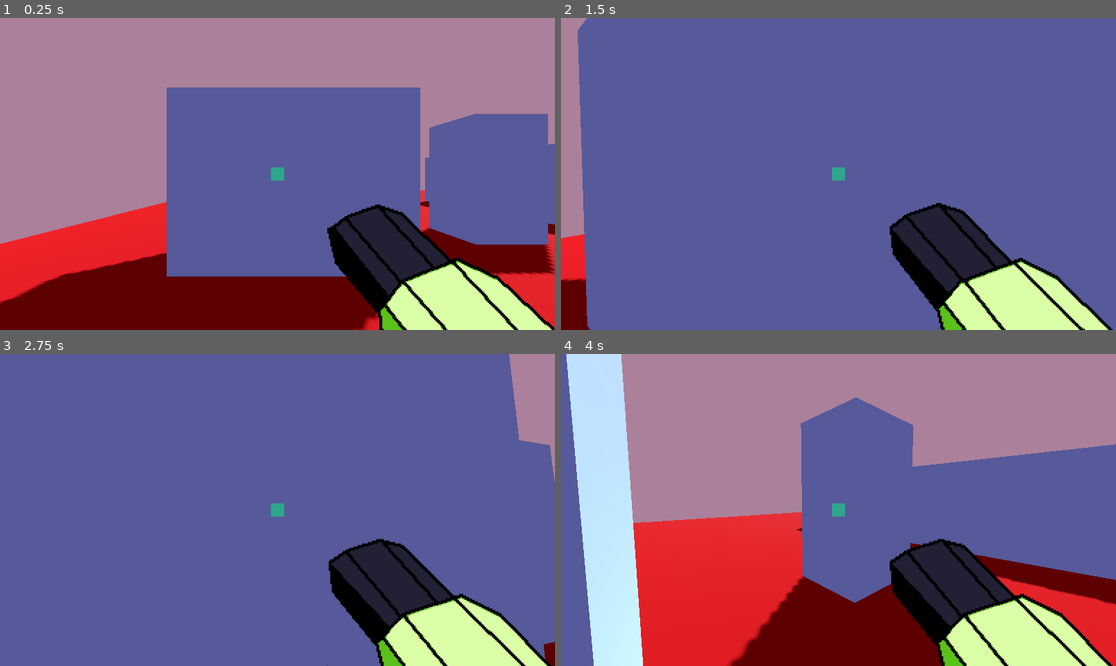
Above: before the commit, frames 1-4 (two rows, left to right).
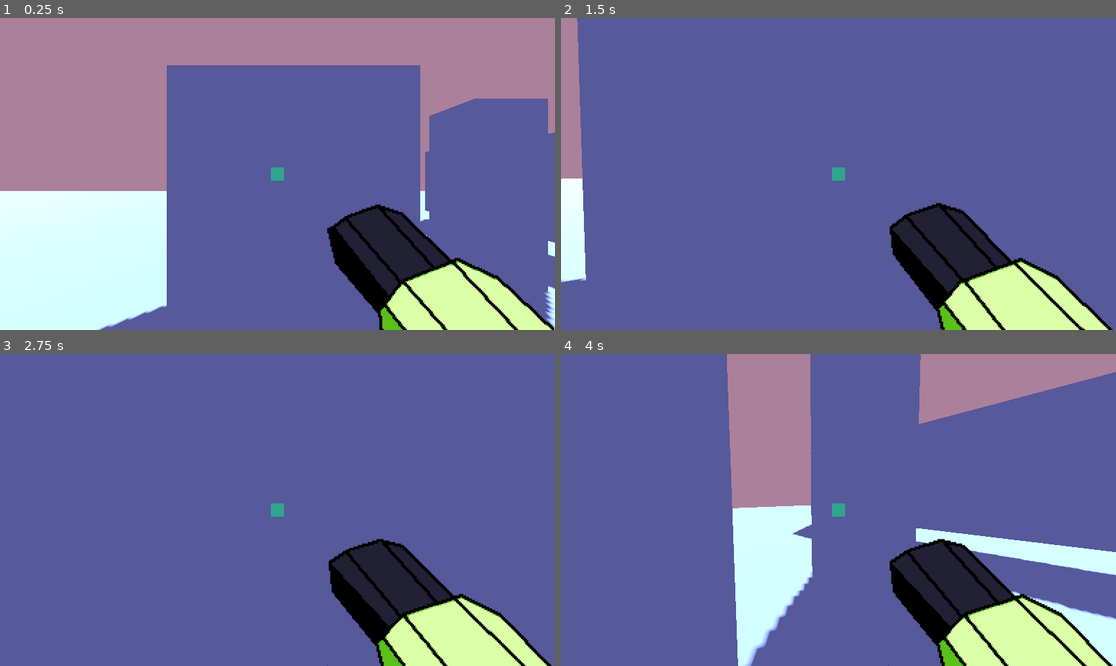
Above: after the commit, the same moments.

Repository: im-ener/Bytecrusher
Game: Godot game, scene res://world.tscn
Same seed, same stepped clock (60 frames per second), same inputs: the game is played once before the commit and once after it.
Inputs (mouse positions are in pixels of both pictures, inside the frame that each line leads up to):
- Up to frame 1 (0.25 s): no input
- Up to frame 2 (1.5 s): tap Enter (ui_accept) at 0.5, 0.8, 1.35 s; move the mouse to (866, 174) at 0.52 s; hold W (move_forwards, bound only before the commit) from 0.53 s (still down); click (866, 174) at 0.6 s; tap Space (jump, bound only after the commit) at 0.77, 1.07 s; move the mouse to (810, 174) at 1.27 s
- Up to frame 3 (2.75 s): keep holding W (move_forwards, bound only before the commit); tap Space (jump, bound only after the commit) at 1.52, 1.55, 1.82 s; move the mouse to (288, 503) at 2.02 s; hold Space (jump, bound only after the commit) from 2.03 s (still down); click (288, 503) at 2.3 s
- Up to frame 4 (4 s): keep holding W (move_forwards, bound only before the commit); move the mouse to (832, 516) at 2.77 s; release Space (jump, bound only after the commit) at 2.78 s; click (832, 516) at 2.85 s; tap Space (jump, bound only after the commit) at 3.02, 3.32 s; tap Enter (ui_accept) at 3.05, 3.6 s; move the mouse to (877, 513) at 3.52 s; hold Space (jump, bound only after the commit) from 3.53 s (still down)

The runs differ from the first frame. In frame 1, 27% of the frame differs, in the area x 0-100%, y 15-100%; in frame 2, 2.1%; in frame 3, 2.3%; in frame 4, 55%, in the area x 0-100%, y 0-100%.

Commit message:
yo mistah white the floor is a funny color

Diff:
--- /dev/null
+++ b/Endgame.gd
@@ -0,0 +1,12 @@
+extends Node
+
+
+
+func _on_button_pressed():
+	int level = 2;
+	get_tree().change_scene_to_file("res://world_" << level << ".tscn")
+	level = level + 1
+
+func _process(_delta):
+	if Input.is_action_just_pressed("leveltran"):
+		get_tree()._on_button_pressed()
--- /dev/null
+++ b/baseddepartment.tscn
@@ -0,0 +1,5 @@
+[gd_scene format=3 uid="uid://b4y3tg57d3vhb"]
+
+[node name="baseddepartment" type="Node2D"]
+
+[node name="AnimationPlayer" type="AnimationPlayer" parent="."]
--- a/player.gd
+++ b/player.gd
@@ -4,13 +4,18 @@
 @onready var ray_cast_3d = $RayCast3D
 @onready var shoot_sound = $shootsound
 @onready var camera = $Camera3D
-
+@export var fall_acceleration = 75
 
 const SPEED = 5.0
+const JUMP_VELOCITY = 4.5
+
+var gravity = ProjectSettings.get_setting("physics/3d/default_gravity")
+
 const MOUSE_SENS = 0.5
 
 var can_shoot = true
 var dead = false
+var jump_strength = 25
 
 func _ready():
 	Input.mouse_mode = Input.MOUSE_MODE_CAPTURED
@@ -25,7 +30,16 @@
 		camera.rotation_degrees.x -= event.relative.y * MOUSE_SENS
 	camera.rotation_degrees.x = clamp(camera.rotation_degrees.x,-88,90)
 
+
+
+func jump():
+	if is_on_floor() and Input.is_action_pressed("jump"):
+		velocity.y = jump_strength
+
 func _process(_delta):
+
+	if Input.is_action_just_pressed("exit"):
+		get_tree().quit()
 	if Input.is_action_just_pressed("exit"):
 		get_tree().quit()
 	if Input.is_action_just_pressed("restart"):
@@ -37,9 +51,11 @@
 		shoot()
 
 func _physics_process(_delta):
+	if not is_on_floor():
+		velocity.y -= gravity * _delta
 	if dead:
 		return
-	var input_dir = Input.get_vector("move_left", "move_right", "move_forwards", "move_backwards")
+	var input_dir = Input.get_vector("left", "right", "forward", "backward")
 	var direction = (transform.basis * Vector3(input_dir.x, 0, input_dir.y)).normalized()
 	if direction:
 		velocity.x = direction.x * SPEED
@@ -47,6 +63,8 @@
 	else:
 		velocity.x = move_toward(velocity.x, 0, SPEED)
 		velocity.z = move_toward(velocity.z, 0, SPEED)
+	if Input.is_action_just_pressed("ui_accept") and is_on_floor():
+		velocity.y = JUMP_VELOCITY
 
 	move_and_slide()
 
--- a/project.godot
+++ b/project.godot
@@ -12,29 +12,39 @@
 
 config/name="ByteCrusher"
 run/main_scene="res://world.tscn"
-config/features=PackedStringArray("4.1", "GL Compatibility")
+config/features=PackedStringArray("4.1", "Forward Plus")
 config/icon="res://icon.svg"
 
 [input]
 
-move_forwards={
+forward={
 "deadzone": 0.5,
 "events": [Object(InputEventKey,"resource_local_to_scene":false,"resource_name":"","device":-1,"window_id":0,"alt_pressed":false,"shift_pressed":false,"ctrl_pressed":false,"meta_pressed":false,"pressed":false,"keycode":0,"physical_keycode":87,"key_label":0,"unicode":119,"echo":false,"script":null)
 ]
 }
-move_backwards={
+backward={
 "deadzone": 0.5,
 "events": [Object(InputEventKey,"resource_local_to_scene":false,"resource_name":"","device":-1,"window_id":0,"alt_pressed":false,"shift_pressed":false,"ctrl_pressed":false,"meta_pressed":false,"pressed":false,"keycode":0,"physical_keycode":83,"key_label":0,"unicode":115,"echo":false,"script":null)
 ]
 }
-move_left={
+left={
 "deadzone": 0.5,
 "events": [Object(InputEventKey,"resource_local_to_scene":false,"resource_name":"","device":-1,"window_id":0,"alt_pressed":false,"shift_pressed":false,"ctrl_pressed":false,"meta_pressed":false,"pressed":false,"keycode":0,"physical_keycode":65,"key_label":0,"unicode":97,"echo":false,"script":null)
 ]
 }
-move_right={
+right={
 "deadzone": 0.5,
 "events": [Object(InputEventKey,"resource_local_to_scene":false,"resource_name":"","device":-1,"window_id":0,"alt_pressed":false,"shift_pressed":false,"ctrl_pressed":false,"meta_pressed":false,"pressed":false,"keycode":0,"physical_keycode":68,"key_label":0,"unicode":100,"echo":false,"script":null)
+]
+}
+shoot={
+"deadzone": 0.5,
+"events": [Object(InputEventMouseButton,"resource_local_to_scene":false,"resource_name":"","device":-1,"window_id":0,"alt_pressed":false,"shift_pressed":false,"ctrl_pressed":false,"meta_pressed":false,"button_mask":1,"position":Vector2(81, 1),"global_position":Vector2(85, 44),"factor":1.0,"button_index":1,"canceled":false,"pressed":true,"double_click":false,"script":null)
+]
+}
+restart={
+"deadzone": 0.5,
+"events": [Object(InputEventKey,"resource_local_to_scene":false,"resource_name":"","device":-1,"window_id":0,"alt_pressed":false,"shift_pressed":false,"ctrl_pressed":false,"meta_pressed":false,"pressed":false,"keycode":0,"physical_keycode":89,"key_label":0,"unicode":121,"echo":false,"script":null)
 ]
 }
 exit={
@@ -42,22 +52,8 @@
 "events": [Object(InputEventKey,"resource_local_to_scene":false,"resource_name":"","device":-1,"window_id":0,"alt_press …(182 unchanged characters)…
 ]
 }
-restart={
+jump={
 "deadzone": 0.5,
-"events": [Object(InputEventKey,"resource_local_to_scene":false,"resource_name":"","device":-1,"window_id":0,"alt_pressed":false,"shift_pressed":false,"ctrl_pressed":false,"meta_pressed":false,"pressed":false,"keycode":0,"physical_keycode":82,"key_label":0,"unicode":114,"echo":false,"script":null)
+"events": [Object(InputEventKey,"resource_local_to_scene":false,"resource_name":"","device":-1,"window_id":0,"alt_pressed":false,"shift_pressed":false,"ctrl_pressed":false,"meta_pressed":false,"pressed":false,"keycode":0,"physical_keycode":32,"key_label":0,"unicode":32,"echo":false,"script":null)
 ]
 }
-shoot={
-"deadzone": 0.5,
-"events": [Object(InputEventMouseButton,"resource_local_to_scene":false,"resource_name":"","device":-1,"window_id":0,"alt_pressed":false,"shift_pressed":false,"ctrl_pressed":false,"meta_pressed":false,"button_mask":1,"position":Vector2(190, 18),"global_position":Vector2(194, 61),"factor":1.0,"button_index":1,"canceled":false,"pressed":true,"double_click":false,"script":null)
-]
-}
-
-[layer_names]
-
-3d_physics/layer_1="environment"
-3d_physics/layer_2="characters"
-
-[rendering]
-
-renderer/rendering_method.mobile="gl_compatibility"
--- a/world.tscn
+++ b/world.tscn
@@ -1,11 +1,6 @@
-[gd_scene load_steps=8 format=3 uid="uid://msi8x3x3858i"]
+[gd_scene load_steps=8 format=3 uid="uid://b88ifynqh2p7g"]
 
-[ext_resource type="PackedScene" uid="uid://bx2t25pshog62" path="res://player.tscn" id="1_nk5ad"]
-
-[sub_resource type="PlaneMesh" id="PlaneMesh_o8xln"]
-
-[sub_resource type="StandardMaterial3D" id="StandardMaterial3D_f16ov"]
-albedo_color = Color(0.556863, 0, 0.0666667, 1)
+[ext_resource type="PackedScene" uid="uid://ksoc1403pbcp" path="res://player.tscn" id="1_nk5ad"]
 
 [sub_resource type="StandardMaterial3D" id="StandardMaterial3D_i5iok"]
 albedo_color = Color(0.517647, 0.709804, 1, 1)
@@ -15,48 +10,68 @@
 [sub_resource type="ConcavePolygonShape3D" id="ConcavePolygonShape3D_itp7i"]
 data = PackedVector3Array(-0.5, 0.5, 0.5, 0.5, 0.5, 0.5, -0.5, -0.5, 0.5, 0.5, 0.5, 0.5, 0.5, -0.5, 0.5, -0.5, -0.5, 0. …(500 unchanged characters)…
 
+[sub_resource type="PlaneMesh" id="PlaneMesh_o8xln"]
+
+[sub_resource type="StandardMaterial3D" id="StandardMaterial3D_f16ov"]
+albedo_color = Color(0.556863, 0, 0.0666667, 1)
+
 [sub_resource type="Environment" id="Environment_x8w5f"]
 background_mode = 1
 background_color = Color(0.670588, 0.501961, 0.603922, 1)
 
 [node name="world" type="Node3D"]
 
-[node name="environment" type="Node3D" parent="."]
-
-[node name="ground" type="MeshInstance3D" parent="environment"]
-transform = Transform3D(10.9505, 0, 0, 0, 1, 0, 0, 0, 13.3743, 0, 0, 0)
-mesh = SubResource("PlaneMesh_o8xln")
-surface_material_override/0 = SubResource("StandardMaterial3D_f16ov")
-
-[node name="block" type="MeshInstance3D" parent="environment"]
+[node name="block" type="MeshInstance3D" parent="."]
 transform = Transform3D(1.55826, 0, 0, 0, 4.72886, 0, 0, 0, -1.31894, 0, 0.420208, 0)
 material_override = SubResource("StandardMaterial3D_i5iok")
 mesh = SubResource("BoxMesh_qup7i")
+skeleton = NodePath("../environment")
 
-[node name="StaticBody3D" type="StaticBody3D" parent="environment/block"]
+[node name="StaticBody3D" type="StaticBody3D" parent="block"]
 
-[node name="CollisionShape3D" type="CollisionShape3D" parent="environment/block/StaticBody3D"]
+[node name="CollisionShape3D" type="CollisionShape3D" parent="block/StaticBody3D"]
 shape = SubResource("ConcavePolygonShape3D_itp7i")
 
-[node name="block2" type="MeshInstance3D" parent="environment"]
+[node name="block2" type="MeshInstance3D" parent="."]
 transform = Transform3D(0.375412, 0, 0, 0, 3.25472, 0, 0, 0, 9.72855, 3.39494, 0.770651, -1.42801)
 material_override = SubResource("StandardMaterial3D_i5iok")
 mesh = SubResource("BoxMesh_qup7i")
+skeleton = NodePath("../environment")
 
-[node name="StaticBody3D" type="StaticBody3D" parent="environment/block2"]
+[node name="StaticBody3D" type="StaticBody3D" parent="block2"]
 
-[node name="CollisionShape3D" type="CollisionShape3D" parent="environment/block2/StaticBody3D"]
+[node name="CollisionShape3D" type="CollisionShape3D" parent="block2/StaticBody3D"]
 shape = SubResource("ConcavePolygonShape3D_itp7i")
 
-[node name="block3" type="MeshInstance3D" parent="environment"]
+[node name="block3" type="MeshInstance3D" parent="."]
 transform = Transform3D(3.72461, 0, 0, 0, 4.30996, 0, 0, 0, 1.2877, -4.76684, 0.614372, 1.37571)
 material_override = SubResource("StandardMaterial3D_i5iok")
 mesh = SubResource("BoxMesh_qup7i")
+skeleton = NodePath("../environment")
+
+[node name="StaticBody3D" type="StaticBody3D" parent="block3"]
+
+[node name="CollisionShape3D" type="CollisionShape3D" parent="block3/StaticBody3D"]
+shape = SubResource("ConcavePolygonShape3D_itp7i")
+
+[node name="environment" type="Node3D" parent="."]
+
+[node name="block3" type="MeshInstance3D" parent="environment"]
+transform = Transform3D(87.4308, 0, 0, 0, 4.30996, 0, 0, 0, 85.3954, -10.0598, -3.47682, 18.3992)
+material_override = SubResource("StandardMaterial3D_i5iok")
+mesh = SubResource("BoxMesh_qup7i")
+skeleton = NodePath("../environment")
 
 [node name="StaticBody3D" type="StaticBody3D" parent="environment/block3"]
 
 [node name="CollisionShape3D" type="CollisionShape3D" parent="environment/block3/StaticBody3D"]
 shape = SubResource("ConcavePolygonShape3D_itp7i")
+
+[node name="ground" type="MeshInstance3D" parent="environment"]
+transform = Transform3D(10.9505, 0, 0, 0, 1, 0, 0, 0, 13.3743, 0, 0, 0)
+visible = false
+mesh = SubResource("PlaneMesh_o8xln")
+surface_material_override/0 = SubResource("StandardMaterial3D_f16ov")
 
 [node name="WorldEnvironment" type="WorldEnvironment" parent="."]
 environment = SubResource("Environment_x8w5f")
--- /dev/null
+++ b/world_2.tscn
@@ -0,0 +1,85 @@
+[gd_scene load_steps=8 format=3 uid="uid://bg4vmda53y6ee"]
+
+[ext_resource type="PackedScene" uid="uid://ksoc1403pbcp" path="res://player.tscn" id="1_itvff"]
+
+[sub_resource type="StandardMaterial3D" id="StandardMaterial3D_okoj4"]
+albedo_color = Color(0.517647, 0.709804, 1, 1)
+
+[sub_resource type="BoxMesh" id="BoxMesh_0rb3l"]
+
+[sub_resource type="ConcavePolygonShape3D" id="ConcavePolygonShape3D_ndwt1"]
+data = PackedVector3Array(-0.5, 0.5, 0.5, 0.5, 0.5, 0.5, -0.5, -0.5, 0.5, 0.5, 0.5, 0.5, 0.5, -0.5, 0.5, -0.5, -0.5, 0.5, 0.5, 0.5, -0.5, -0.5, 0.5, -0.5, 0.5, -0.5, -0.5, -0.5, 0.5, -0.5, -0.5, -0.5, -0.5, 0.5, -0.5, -0.5, 0.5, 0.5, 0.5, 0.5, 0.5, -0.5, 0.5, -0.5, 0.5, 0.5, 0.5, -0.5, 0.5, -0.5, -0.5, 0.5, -0.5, 0.5, -0.5, 0.5, -0.5, -0.5, 0.5, 0.5, -0.5, -0.5, -0.5, -0.5, 0.5, 0.5, -0.5, -0.5, 0.5, -0.5, -0.5, -0.5, 0.5, 0.5, 0.5, -0.5, 0.5, 0.5, 0.5, 0.5, -0.5, -0.5, 0.5, 0.5, -0.5, 0.5, -0.5, 0.5, 0.5, -0.5, -0.5, -0.5, 0.5, 0.5, -0.5, 0.5, -0.5, -0.5, -0.5, 0.5, -0.5, 0.5, 0.5, -0.5, -0.5, -0.5, -0.5, -0.5)
+
+[sub_resource type="PlaneMesh" id="PlaneMesh_5pibe"]
+
+[sub_resource type="StandardMaterial3D" id="StandardMaterial3D_p8riu"]
+albedo_color = Color(0.556863, 0, 0.0666667, 1)
+
+[sub_resource type="Environment" id="Environment_vrup1"]
+background_mode = 1
+background_color = Color(0.670588, 0.501961, 0.603922, 1)
+
+[node name="world2" type="Node3D"]
+transform = Transform3D(1, 0, 0, 0, 1, 0, 0, 0, 1, 1.46165, 0.356119, -4.9212)
+
+[node name="block" type="MeshInstance3D" parent="."]
+transform = Transform3D(5.89953, 0, 0, 0, 4.62125, 0, 0, 0, -1.28893, 0, 0.420208, -11.436)
+material_override = SubResource("StandardMaterial3D_okoj4")
+mesh = SubResource("BoxMesh_0rb3l")
+skeleton = NodePath("../environment")
+
+[node name="StaticBody3D" type="StaticBody3D" parent="block"]
+
+[node name="CollisionShape3D" type="CollisionShape3D" parent="block/StaticBody3D"]
+shape = SubResource("ConcavePolygonShape3D_ndwt1")
+
+[node name="block2" type="MeshInstance3D" parent="."]
+transform = Transform3D(4.33803, 0, 0, 0, 3.25679, 0, 0, 0, 9.73475, 3.39494, 0.770651, -2.4327)
+material_override = SubResource("StandardMaterial3D_okoj4")
+mesh = SubResource("BoxMesh_0rb3l")
+skeleton = NodePath("../environment")
+
+[node name="StaticBody3D" type="StaticBody3D" parent="block2"]
+
+[node name="CollisionShape3D" type="CollisionShape3D" parent="block2/StaticBody3D"]
+shape = SubResource("ConcavePolygonShape3D_ndwt1")
+
+[node name="block3" type="MeshInstance3D" parent="."]
+transform = Transform3D(3.72461, 0, 0, 0, 7.74889, 0, 0, 0, 11.1476, -4.76684, 3.78969, -4.06424)
+material_override = SubResource("StandardMaterial3D_okoj4")
+mesh = SubResource("BoxMesh_0rb3l")
+skeleton = NodePath("../environment")
+
+[node name="StaticBody3D" type="StaticBody3D" parent="block3"]
+
+[node name="CollisionShape3D" type="CollisionShape3D" parent="block3/StaticBody3D"]
+shape = SubResource("ConcavePolygonShape3D_ndwt1")
+
+[node name="environment" type="Node3D" parent="."]
+transform = Transform3D(1, 0, 0, 0, 1, 0, 0, 0, 1, 0, 0, -1.00469)
+
+[node name="ground" type="MeshInstance3D" parent="environment"]
+transform = Transform3D(10.9505, 0, 0, 0, 1, 0, 0, 0, 24.6567, 0, 0, 0)
+mesh = SubResource("PlaneMesh_5pibe")
+surface_material_override/0 = SubResource("StandardMaterial3D_p8riu")
+
+[node name="player" parent="." instance=ExtResource("1_itvff")]
+transform = Transform3D(1, 0, 0, 0, 1, 0, 0, 0, 1, 0, 0, 5.07716)
+
+[node name="block4" type="MeshInstance3D" parent="."]
+transform = Transform3D(-0.0044853, 0, 11.1476, 0, 7.74889, 0, -3.72461, 0, -0.0134242, -4.76684, 3.78969, 11.9403)
+material_override = SubResource("StandardMaterial3D_okoj4")
+mesh = SubResource("BoxMesh_0rb3l")
+skeleton = NodePath("../environment")
+
+[node name="StaticBody3D" type="StaticBody3D" parent="block4"]
+
+[node name="CollisionShape3D" type="CollisionShape3D" parent="block4/StaticBody3D"]
+shape = SubResource("ConcavePolygonShape3D_ndwt1")
+
+[node name="WorldEnvironment" type="WorldEnvironment" parent="."]
+environment = SubResource("Environment_vrup1")
+
+[node name="DirectionalLight3D" type="DirectionalLight3D" parent="WorldEnvironment"]
+transform = Transform3D(0.791123, 0.37971, 0.479525, -0.19916, -0.581342, 0.788909, 0.578324, -0.719626, -0.38429, 0.138067, 4.08924, -0.24925)
+shadow_enabled = true
Not shown: 1 places in player.tscn that only renumber resources
